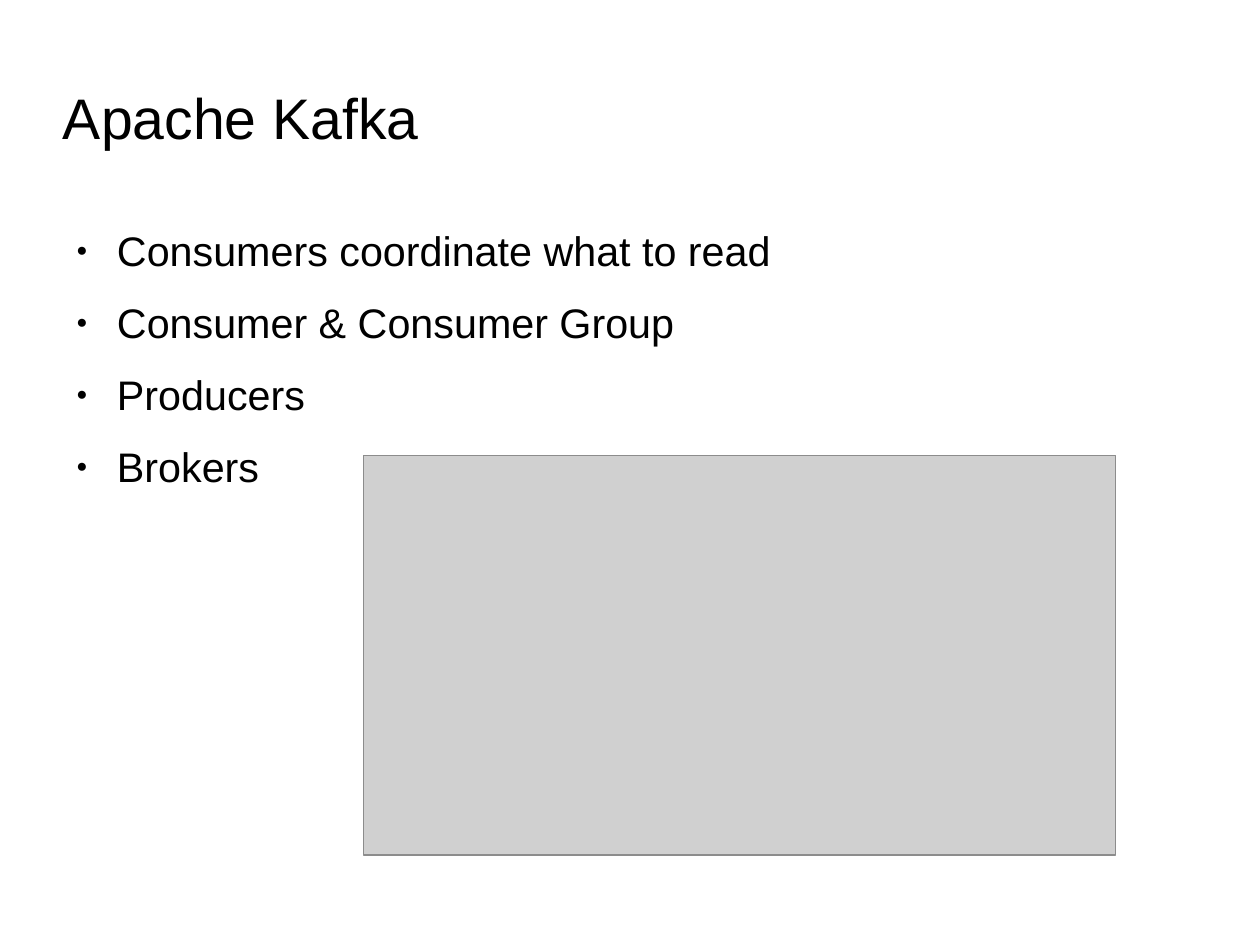
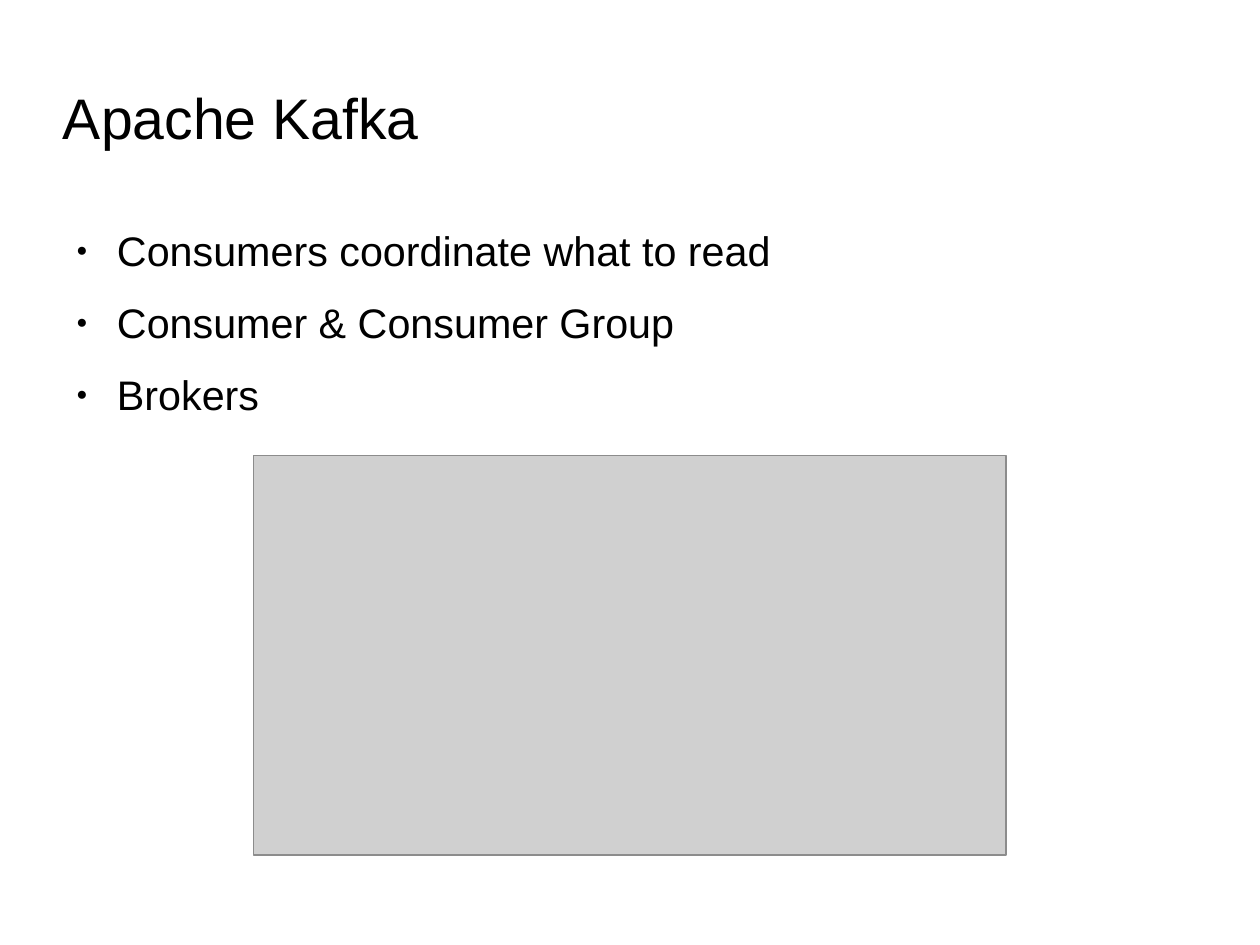
Before and after one commit to qiozas/Documents, a slide deck: slide 34 of fosscomm-2016/Big Data Streaming - FOSSCOMM 2016.odp. Drawn at 1260x945 pixels with LibreOffice and Linux fonts; fonts in the diff are those of the drawing; grey boxes stand for pictures; background and template pictures are left out. Boxes give left, top, right and bottom in pixels: in the first picture for what was removed or moved away, otherwise in the second. Text is boxed around its words. In the diff, an @@ line names an element or a change of style, - is before the commit and + after.

```diff
--- a/fosscomm-2016/Big Data Streaming - FOSSCOMM 2016.odp
+++ b/fosscomm-2016/Big Data Streaming - FOSSCOMM 2016.odp
@@ text at <box>117,380,305,411</box>: paragraph removed @@
-● Producers
@@ picture: place and size @@
-picture at <box>364,455,1116,855</box>
+picture at <box>254,455,1006,855</box>
```
Also in this commit, not shown: 8 other slides changed, 1 other file.
